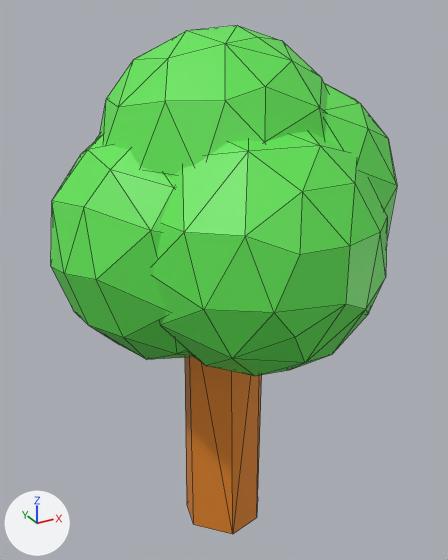
Before and after pictures for a commit that changed the FBX model Assets/Models/cutetree.fbx.
Rendered twice from a camera (50 mm lens) standing at (-8.43, -15.4, 16.52) and looking at (0.32, 0.52, 8.56). The lights are fixed; the arrows at lower left show +X, +Y and +Z. Mesh edges are drawn as thin lines. Where no turn or scale is listed for an object, it has been applied to the vertices.
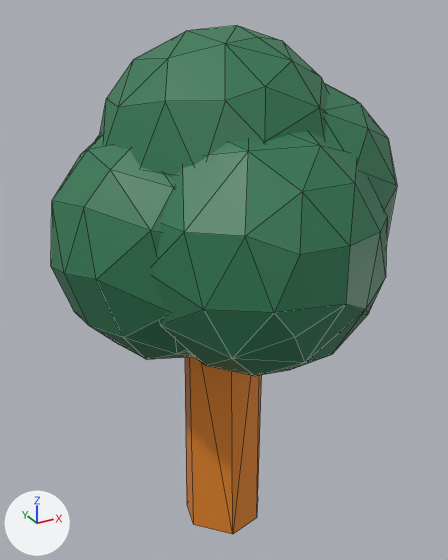
The newer file is also turned or shifted as a whole; pictures and numbers use the older file's frame.

What differs and where, as boxes [x1, y1, x2, y2] in the pictures (448 x 560 px):
part 1 of me_sphere_007, recoloured: [51, 26, 397, 376] in both

The change in detail:
Material 'tree' (mat_tree) is new.
Its base color is (0.0289, 0.189, 0.0847) (dark green #2f7852).
me_sphere_007 has 383 vertices, 690 faces and spans x -5.0..5.1, y -5.5..6.0, z -12.8..3.5.
me_sphere_007 is used by ob_sphere; location (0.01, 0.12, 12.59).
me_sphere_007 part 1: all 678 faces that had it switch from mat_material_001 (green #61e755) to mat_tree (dark green #2f7852).
